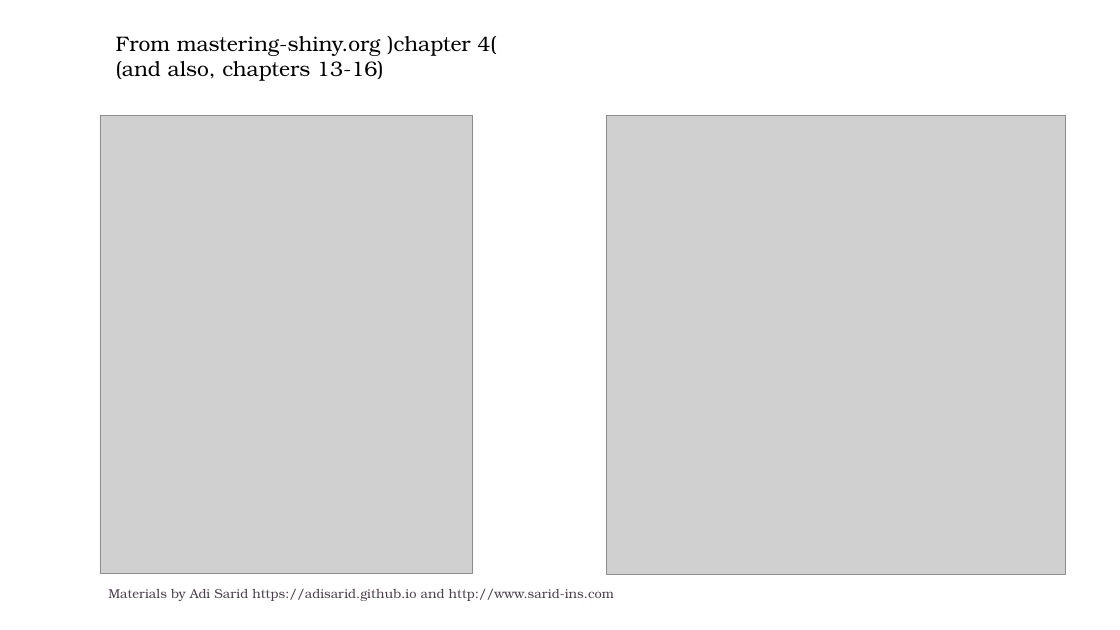
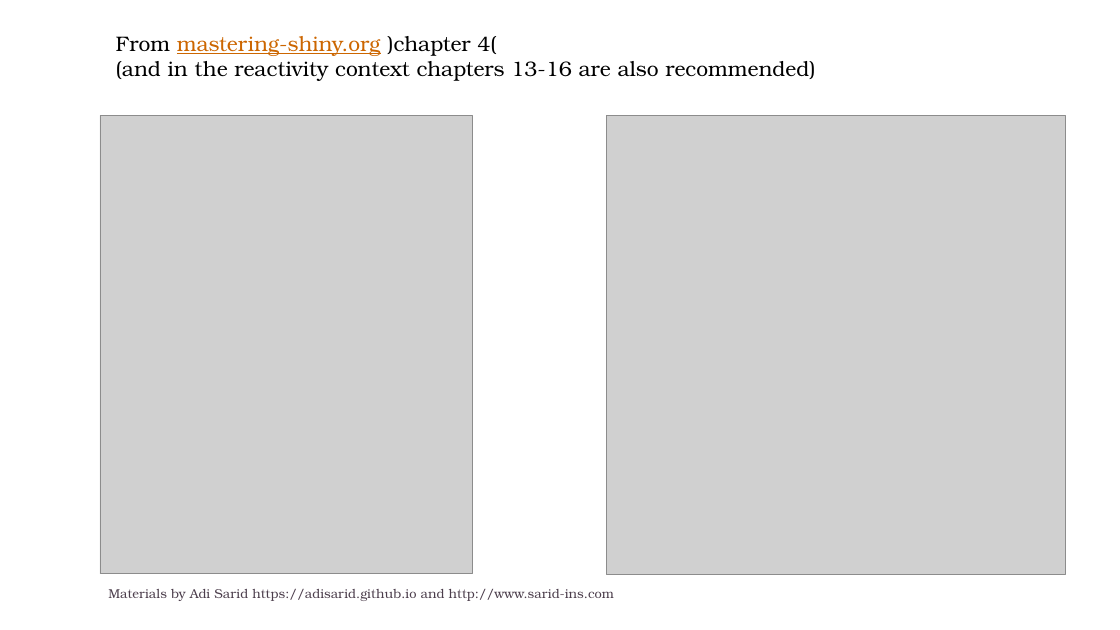
Before and after one commit to adisarid/meetup_not_so_shiny, a slide deck: slide 7 of presentation/Not So Shiny - Presentation for R meetup.pptx. Drawn at 1120x630 pixels with LibreOffice and Linux fonts; fonts in the diff are those of the drawing; grey boxes stand for pictures; background and template pictures are left out. Boxes give left, top, right and bottom in pixels: in the first picture for what was removed or moved away, otherwise in the second. Text is boxed around its words. In the diff, an @@ line names an element or a change of style, - is before the commit and + after.

Commit message:
removed reference to reactivity example

```diff
--- a/presentation/Not So Shiny - Presentation for R meetup.pptx
+++ b/presentation/Not So Shiny - Presentation for R meetup.pptx
@@ text at (116,36,496,56): text colour #000000 to #CC6600, underline on in "mastering-shiny.org" @@
@@ text at (116,61,815,81): text changed @@
-(and also, chapters 13-16)
+(and in the reactivity context chapters 13-16 are also recommended)
```
Also in this commit, not shown: 2 other slides changed.
